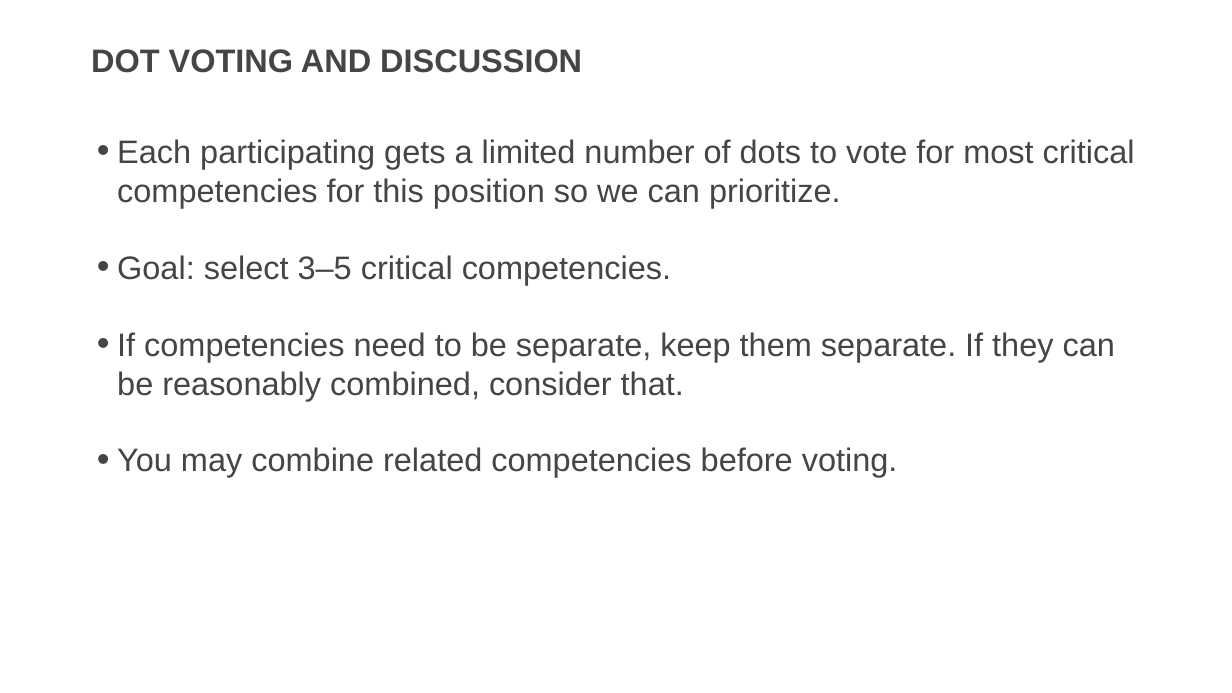
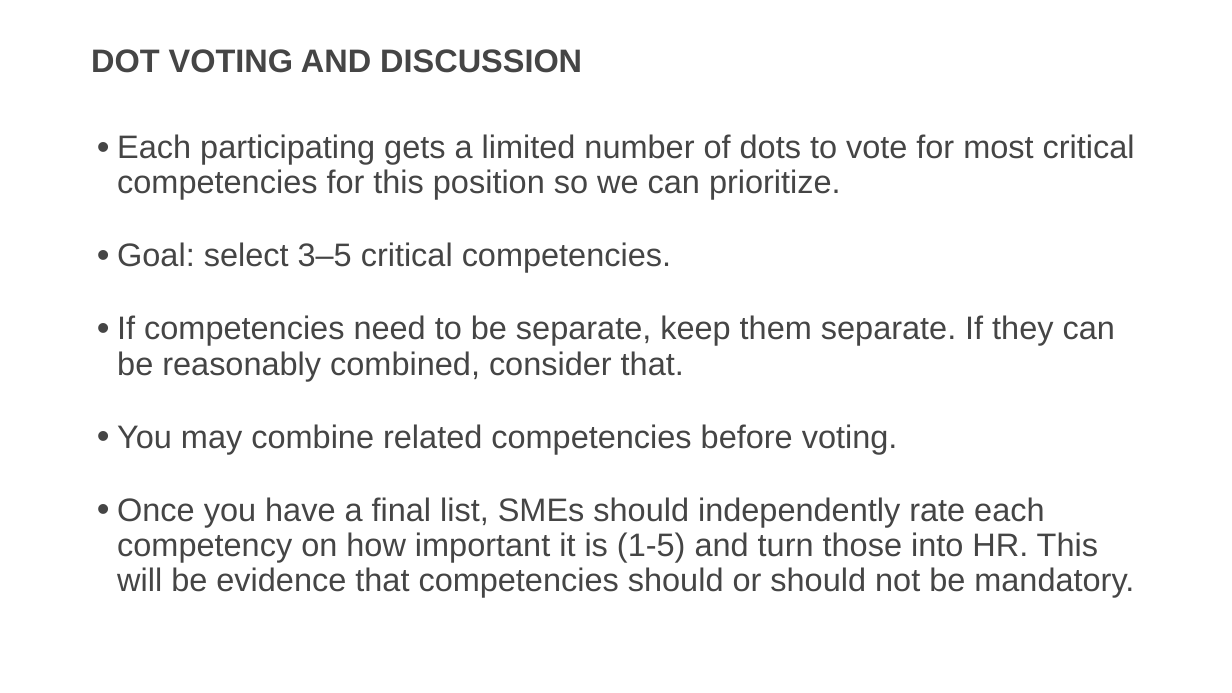
Before and after one commit to usds/SME-QA-Website, a slide deck: slide 14 of toolkit/job-analysis/job-analysis-presentation.pptx. Drawn at 1232x693 pixels with LibreOffice and Linux fonts; fonts in the diff are those of the drawing. Boxes give left, top, right and bottom in pixels: in the first picture for what was removed or moved away, otherwise in the second. Text is boxed around its words. In the diff, an @@ line names an element or a change of style, - is before the commit and + after.

```diff
--- a/toolkit/job-analysis/job-analysis-presentation.pptx
+++ b/toolkit/job-analysis/job-analysis-presentation.pptx
@@ text at (117, 134, 1135, 454): line spacing 1 to 0.9 @@
@@ text at (117, 497, 1134, 597): paragraph added @@
+• Once you have a final list, SMEs should independently rate each competency on how important it is (1-5) and turn those into HR. This will be evidence that competencies should or should not be mandatory.
```
Also in this commit, not shown: 1 other slide changed.
